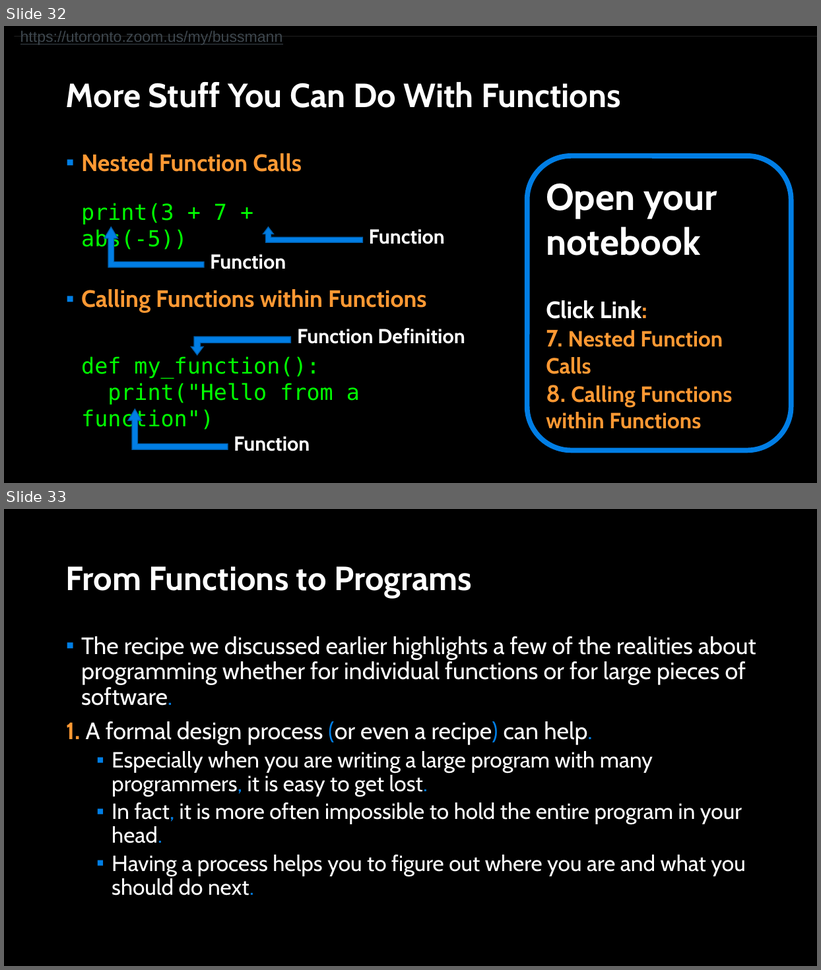
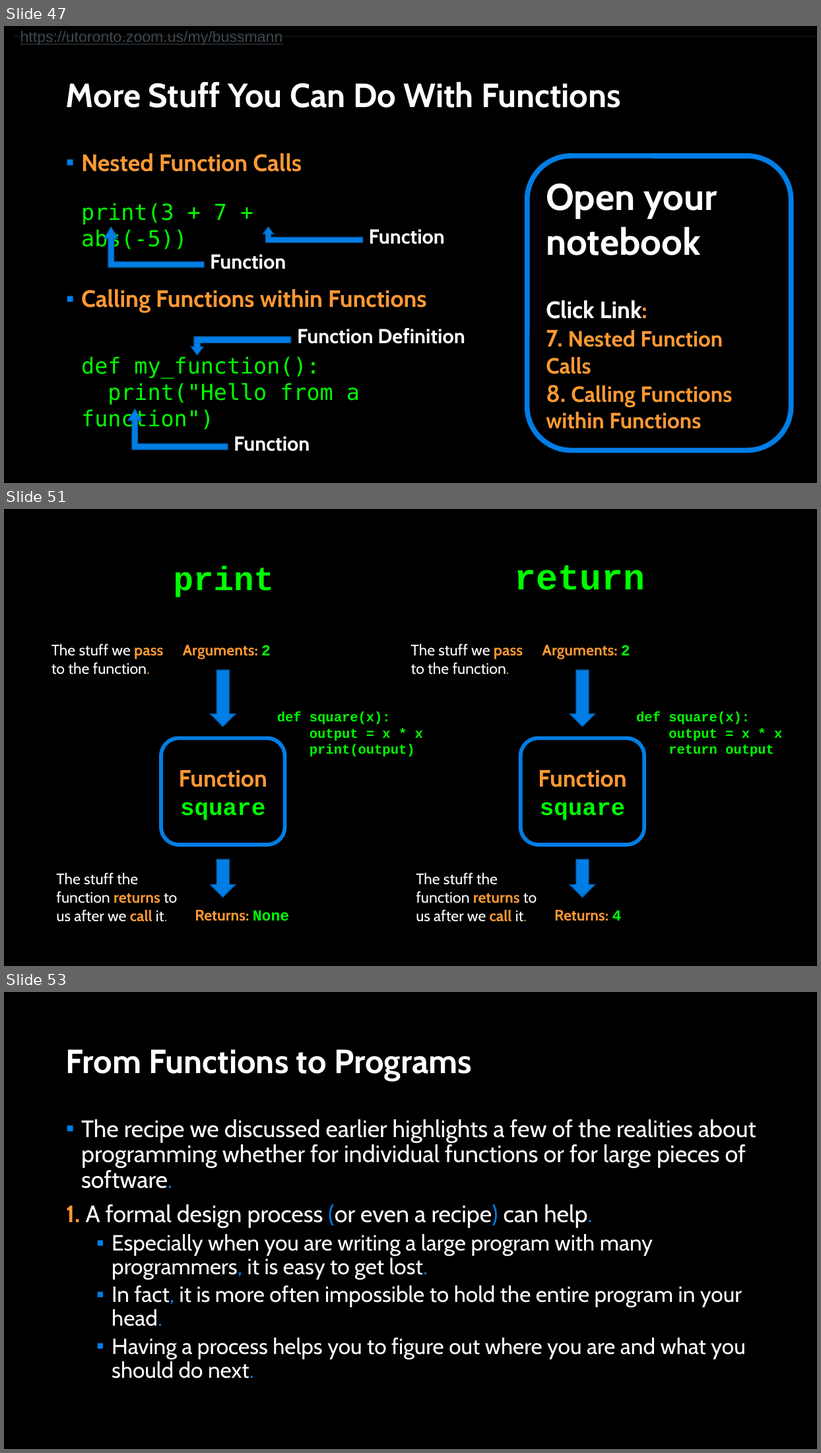
Before and after one commit to APS106/APS106-winter-2023-kinsella-goodfellow, a slide deck: lectures/week2/lecture2/slides/week2_lecture2.pptx. Shown one above the other, each under a label of ours: slides 32 and 33 before the commit, slides 47, 51 and 53 after it; the slides between them are not shown. The pictures are 821x970 and 821x1453 pixels, drawn with LibreOffice and Linux fonts; fonts in the diff are those of the drawing; background and template pictures are left out. Boxes give left, top, right and bottom in pixels: in the first picture for what was removed or moved away, otherwise in the second. Text is boxed around its words. In the diff, an @@ line names an element or a change of style, - is before the commit and + after.

```diff
--- a/lectures/week2/lecture2/slides/week2_lecture2.pptx
+++ b/lectures/week2/lecture2/slides/week2_lecture2.pptx
@@ slide 51 added at bbox=[4, 509, 817, 966], background picture (left out) @@
@@ title added at bbox=[174, 566, 274, 597], 39.6 pt, text #00FF00, bold @@
+print
@@ text added at bbox=[515, 565, 646, 590], 42.9 pt, text #00FF00, bold @@
+return
@@ text added at bbox=[52, 644, 163, 675], 18 pt, text #FFFFFF @@
+The stuff we pass to the function.
@@ text added at bbox=[183, 645, 271, 659], 18 pt, text #FF9933, bold @@
+Arguments: 2
@@ text added at bbox=[411, 644, 523, 675], 18 pt, text #FFFFFF @@
+The stuff we pass to the function.
@@ text added at bbox=[543, 645, 630, 659], 18 pt, text #FF9933, bold @@
+Arguments: 2
@@ down arrow added at bbox=[210, 670, 235, 727], fill #017EE5, outline #015DA9 1 pt @@
@@ down arrow added at bbox=[570, 670, 595, 727], fill #017EE5, outline #015DA9 1 pt @@
@@ text added at bbox=[277, 712, 423, 757], 16 pt, text #00FF00, bold @@
+def square(x):
+output = x * x
+print(output)
@@ text added at bbox=[636, 712, 782, 757], 16 pt, text #00FF00, bold @@
+def square(x):
+output = x * x
+return output
@@ rounded rectangle added at bbox=[161, 739, 285, 845], outline #017EE5 4.5 pt, 28 pt, text #FF9933, bold @@
+Function
+square
@@ rounded rectangle added at bbox=[521, 739, 644, 845], outline #017EE5 4.5 pt, 28 pt, text #FF9933, bold @@
+Function
+square
@@ down arrow added at bbox=[210, 859, 235, 898], fill #017EE5, outline #015DA9 1 pt @@
@@ down arrow added at bbox=[570, 859, 595, 898], fill #017EE5, outline #015DA9 1 pt @@
@@ text added at bbox=[56, 873, 177, 922], 18 pt, text #FFFFFF @@
+The stuff the function returns to us after we call it.
@@ text added at bbox=[416, 873, 537, 922], 18 pt, text #FFFFFF @@
+The stuff the function returns to us after we call it.
@@ text added at bbox=[195, 910, 289, 921], 18 pt, text #FF9933, bold @@
+Returns: None
@@ text added at bbox=[554, 910, 622, 921], 18 pt, text #FF9933, bold @@
+Returns: 4
@@ what was slide 32 is now slide 47 @@
@@ what was slide 33 is now slide 53 @@
```
Also in this commit, not shown: 8 slides changed, 19 other slides added, 3 other files.
